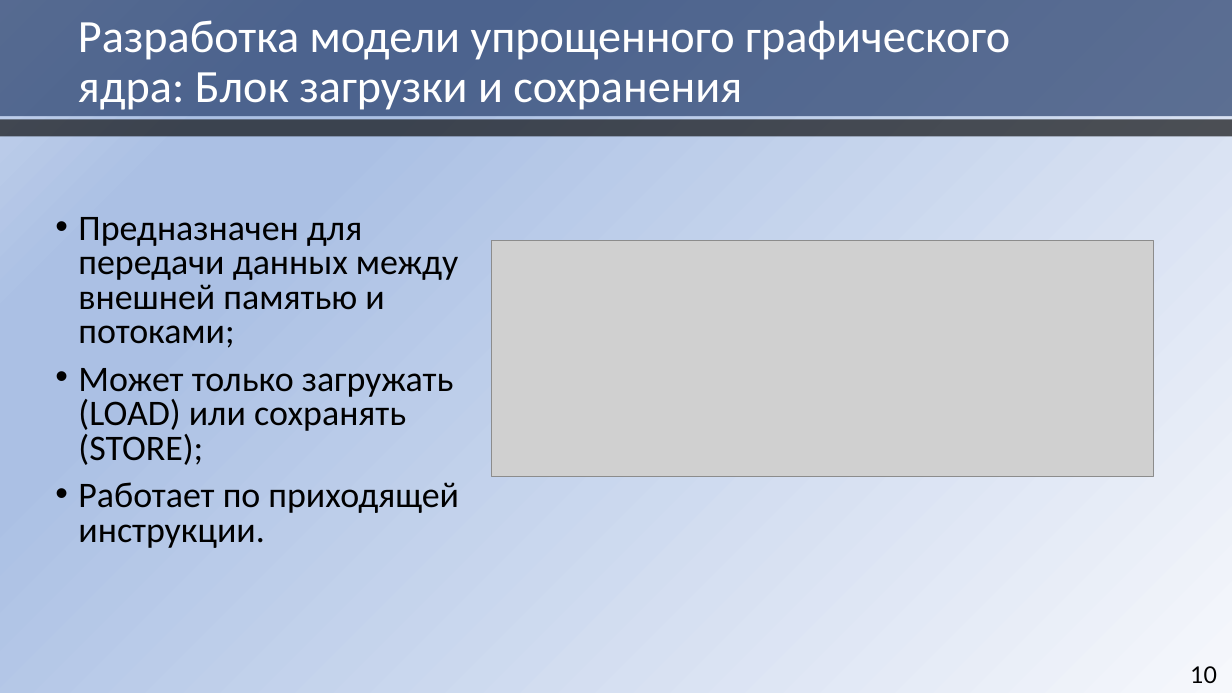
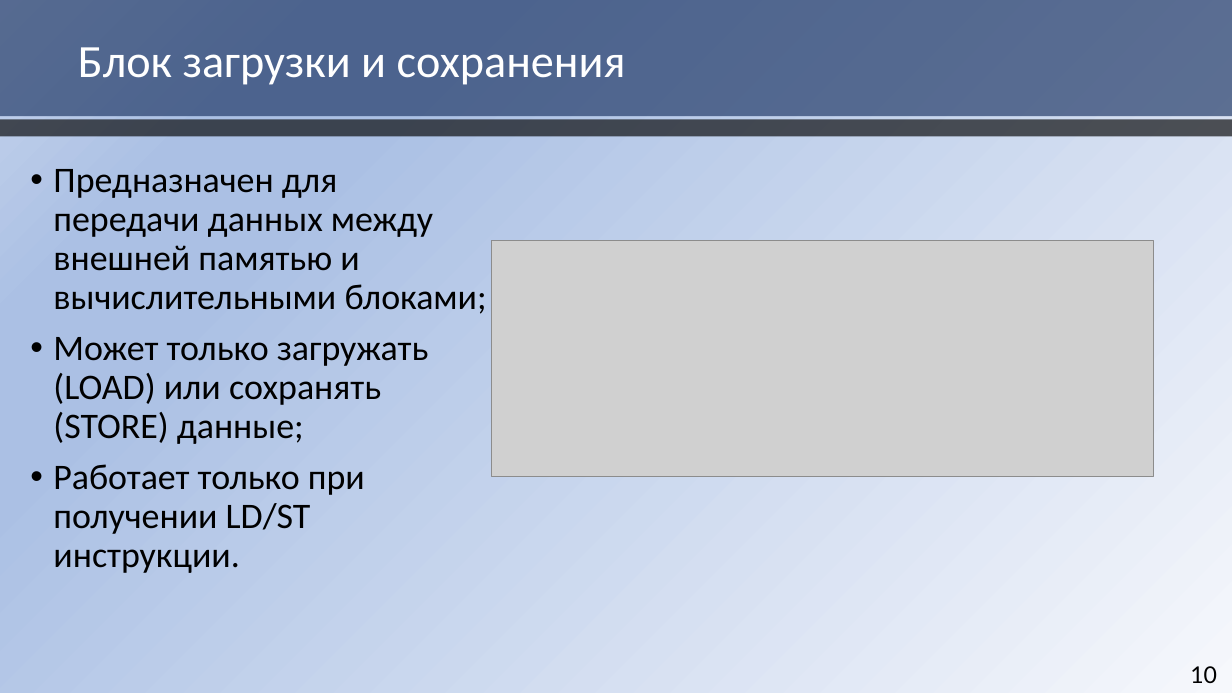
Before and after one commit to HaMeNopeDiot/hardware_gpu, a slide deck: slide 10 of docs/starukhin_dissertation/magister_pres.pptx. Drawn at 1232x693 pixels with LibreOffice and Linux fonts; fonts in the diff are those of the drawing; grey boxes stand for pictures. Boxes give left, top, right and bottom in pixels: in the first picture for what was removed or moved away, otherwise in the second. Text is boxed around its words. In the diff, an @@ line names an element or a change of style, - is before the commit and + after.

```diff
--- a/docs/starukhin_dissertation/magister_pres.pptx
+++ b/docs/starukhin_dissertation/magister_pres.pptx
@@ title at bbox=[78, 47, 626, 85]: text changed @@
-Разработка модели упрощенного графического ядра: Блок загрузки и сохранения
+Блок загрузки и сохранения
@@ text at bbox=[53, 169, 487, 573]: text changed @@
-• Предназначен для передачи данных между внешней памятью и потоками;
-• Может только загружать (LOAD) или сохранять (STORE);
-• Работает по приходящей инструкции.
+• Предназначен для передачи данных между внешней памятью и вычислительными блоками;
+• Может только загружать (LOAD) или сохранять (STORE) данные;
+• Работает только при получении LD/ST инструкции.
```
Also in this commit, not shown: 9 other slides changed, 3 slides added, 4 slides removed.
